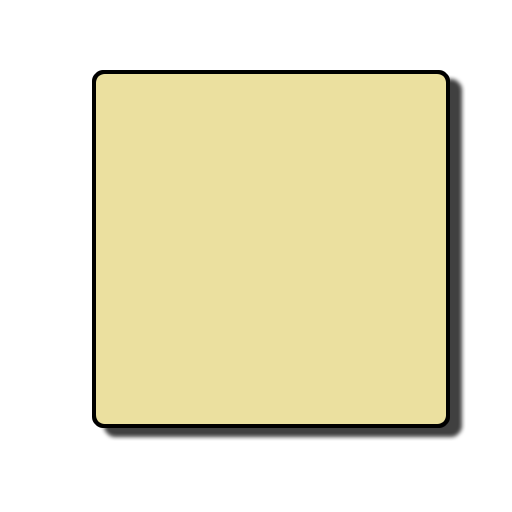
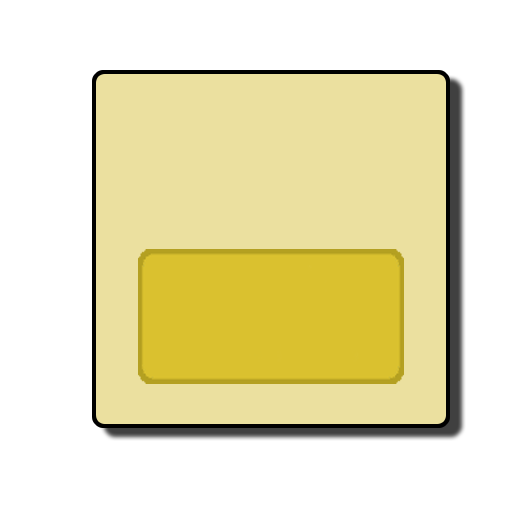
Comparing the layer stacks of the two 512 x 512 images. Changes:
added layer "Layer 1" above "MenuBase" over <box>138,249,404,384</box>
